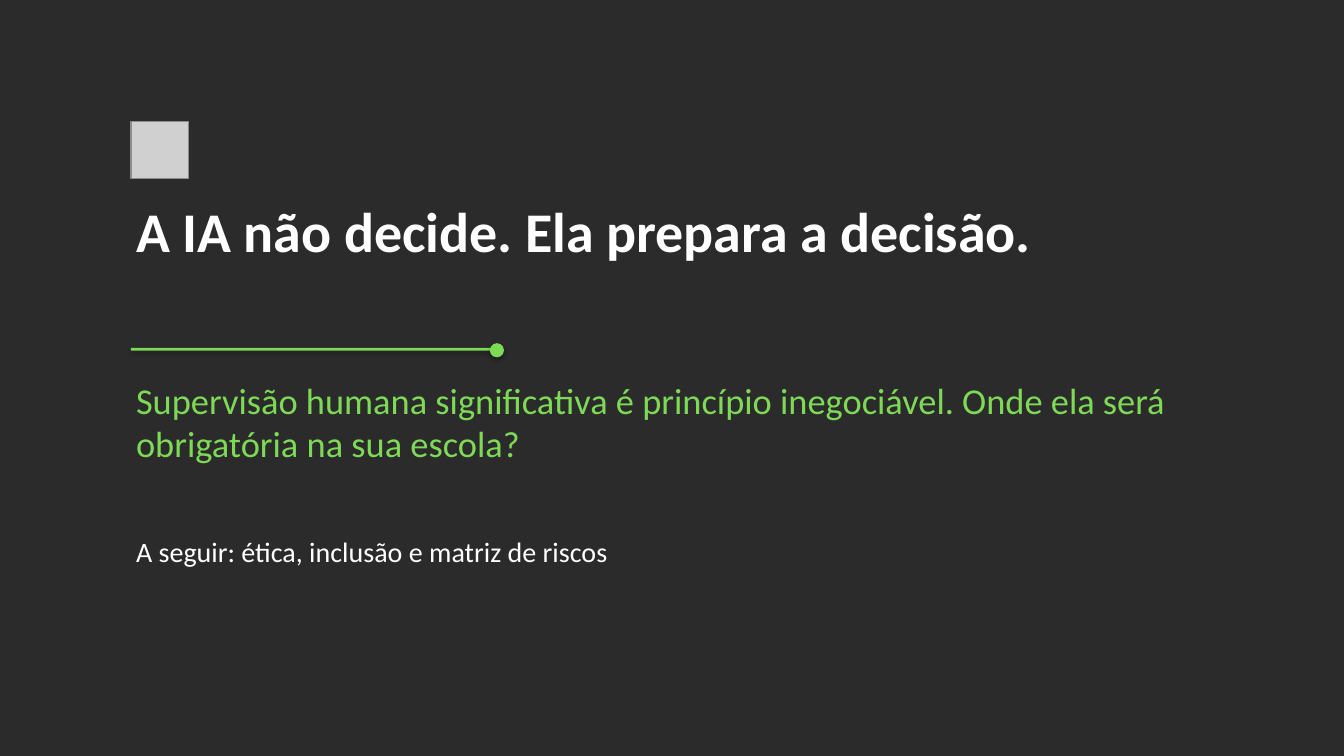
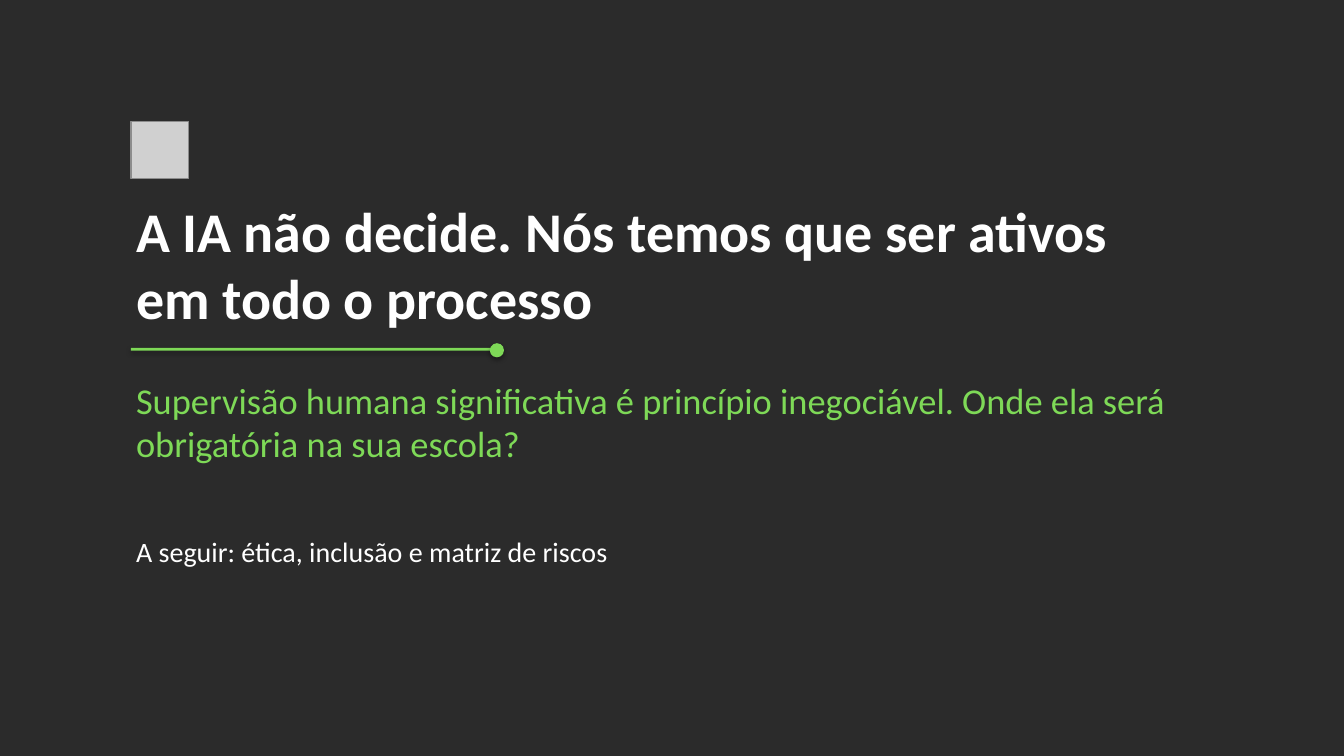
Before and after one commit to maryandrioli/iagestao, a slide deck: slide 33 of apoio/fundamentos/slides_fundamentos.pptx (slide 28 before the commit). Drawn at 1344x756 pixels with LibreOffice and Linux fonts; fonts in the diff are those of the drawing; grey boxes stand for pictures; background and template pictures are left out; a plain dark background stands for a picture behind light text. Boxes give left, top, right and bottom in pixels: in the first picture for what was removed or moved away, otherwise in the second. Text is boxed around its words. In the diff, an @@ line names an element or a change of style, - is before the commit and + after.

```diff
--- a/apoio/fundamentos/slides_fundamentos.pptx
+++ b/apoio/fundamentos/slides_fundamentos.pptx
@@ text at <box>136,212,1107,328</box>: text changed @@
-A IA não decide. Ela prepara a decisão.
+A IA não decide. Nós temos que ser ativos em todo o processo
```
Also in this commit, not shown: 4 other slides changed, 5 slides added, 14 other files.
